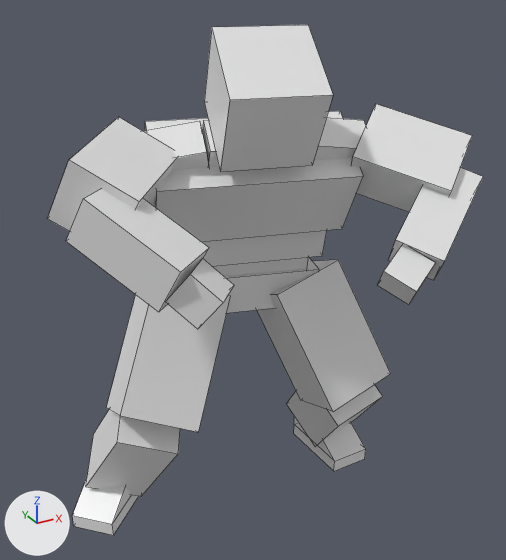
Renders of the Blender file Assets/Resources/Models/BlueMoon.blend from each side of a commit.
Before and after are seen from a 50 mm camera at (-7.77, -15.56, 13.93) aimed at (-0.18, -1.75, 7.03). The axes (+X, +Y, +Z) are drawn at lower left. The lights are the same throughout. Both versions are drawn at frame 20 of the action 'BMSuperConnect'; the numbers are the values there. Mesh edges are drawn as thin lines.

Objects in the first picture: 'Bicep.L', 'Bicep.R', 'Calf.R', 'Chest', 'Forearm.L', 'Forearm.R', 'Hand.L', 'Hand.R', 'Head', 'Pelvis', 'Ribs', 'Shoulder.R', 'Thigh.L', 'Thigh.R'.
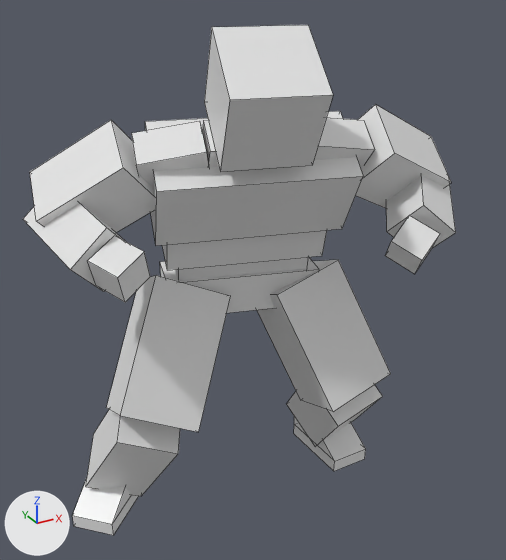
The change in detail:
Bone 'ElbowLeftIK.L' (bone_elbowleftik_l) moves from (1.5, -6.91, -1.47) to (1.32, -5.21, -4.43).
Bone 'WristLeft.L' (bone_wristleft_l) moves from (-4.94, -4.81, -3.9) to (-4.1, -4.01, -3.64).
Bone 'ElbowLeftIK.R' (bone_elbowleftik_r) moves from (-1.13, -6.57, -2.57) to (-0.46, -2.1, -3.79).
Bone 'WristLeft.R' (bone_wristleft_r) moves from (4.08, -4.23, -3.48) to (3.13, -2.34, -3.58).
Bone 'WristLeft.R' (bone_wristleft_r) turns from (0, -40, 139) to (-24, -14, 119) degrees about its own x, y and z.

Location of each change, [x1, y1, x2, y2] in pixels of the pictures (506 x 560 px):
'Forearm.R', posed
    before: [66, 189, 209, 312]
    after: [23, 203, 126, 292]
'Bicep.R', posed
    before: [47, 117, 177, 231]
    after: [30, 120, 155, 233]
'Bicep.L', posed
    before: [351, 104, 472, 212]
    after: [356, 104, 451, 208]
'Forearm.L', posed
    before: [388, 167, 483, 280]
    after: [386, 176, 456, 248]
'Hand.R', posed (9% narrower, 8% shorter)
    before: [166, 258, 234, 329]
    after: [88, 237, 150, 302]
'Hand.L', posed
    before: [378, 245, 435, 305]
    after: [385, 215, 440, 274]
